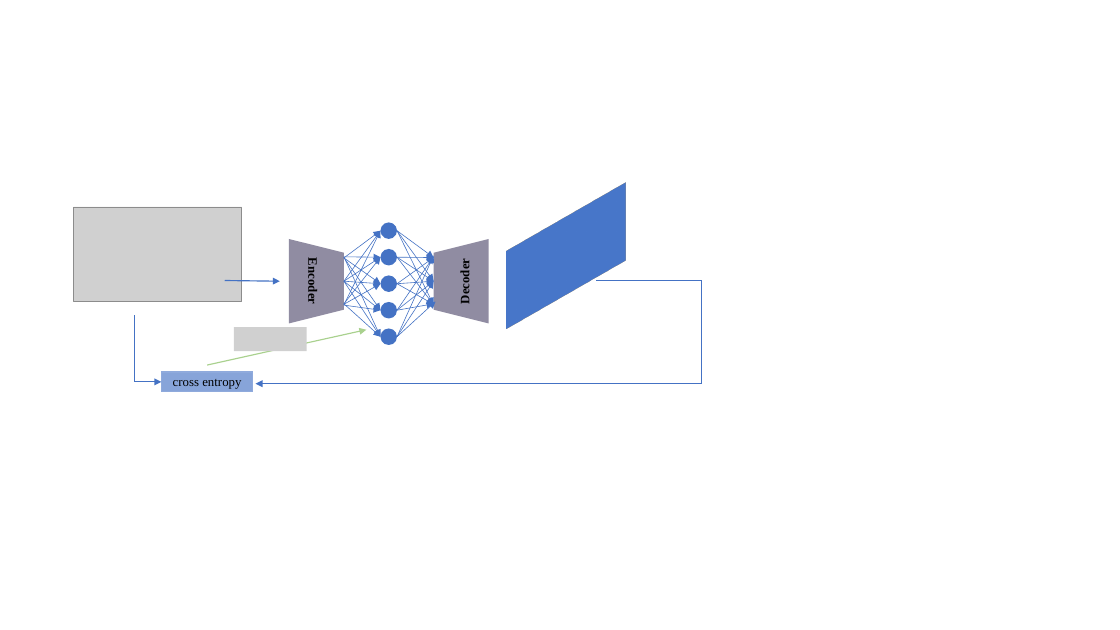
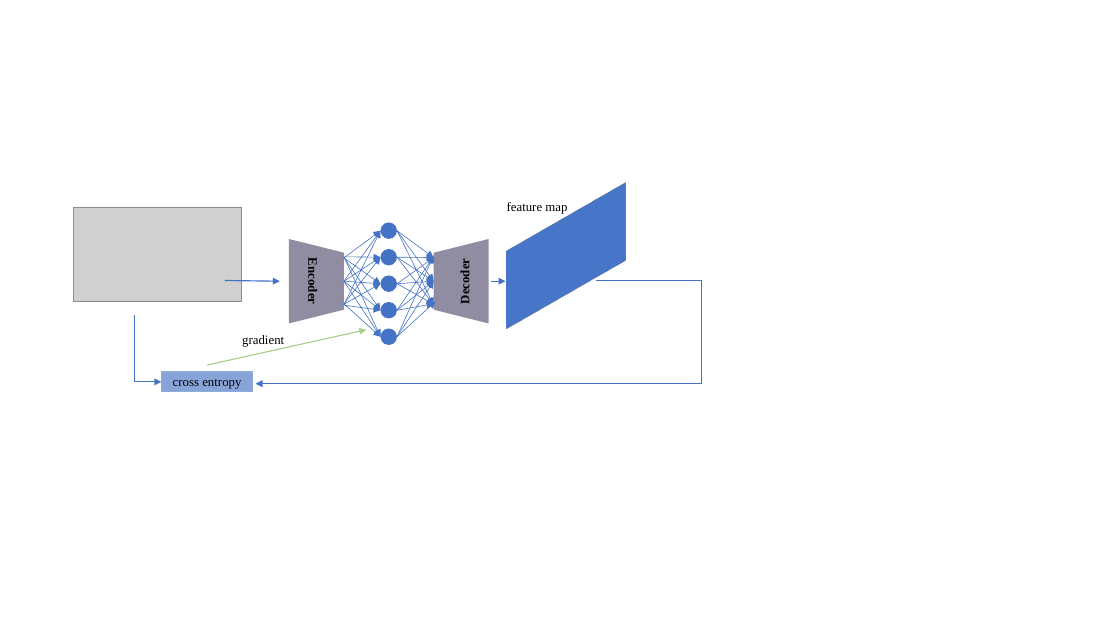
Before and after one commit to sennnnn/Emotion-computing, a slide deck: slide 3 of 总结报告/绘图.pptx. Drawn at 1120x630 pixels with LibreOffice and Linux fonts; fonts in the diff are those of the drawing; grey boxes stand for pictures. Boxes give left, top, right and bottom in pixels: in the first picture for what was removed or moved away, otherwise in the second. Text is boxed around its words. In the diff, an @@ line names an element or a change of style, - is before the commit and + after.

```diff
--- a/总结报告/绘图.pptx
+++ b/总结报告/绘图.pptx
@@ text added at (507,202,567,214), 11 pt, text #000000 @@
+feature map
@@ arrow added from (492, 281) to (506, 281), #4472C4 1 pt @@
@@ picture removed at (234,327,307,351) @@
@@ text added at (242,335,284,347), 11 pt, text #000000 @@
+gradient
```
Also in this commit, not shown: 10 other files.
